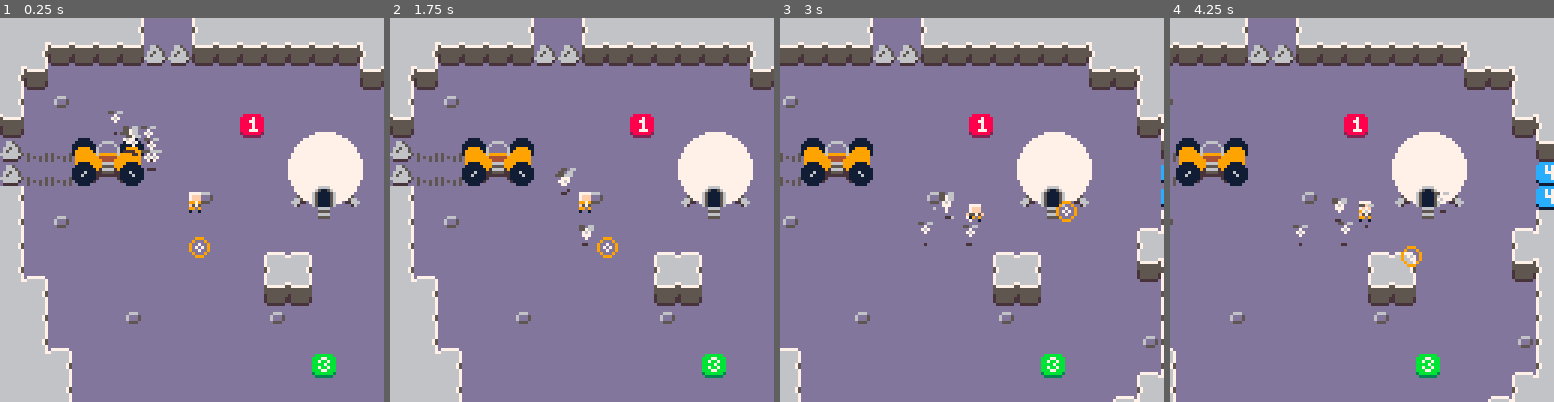
Above: before the commit, frames 1-4 (left to right).
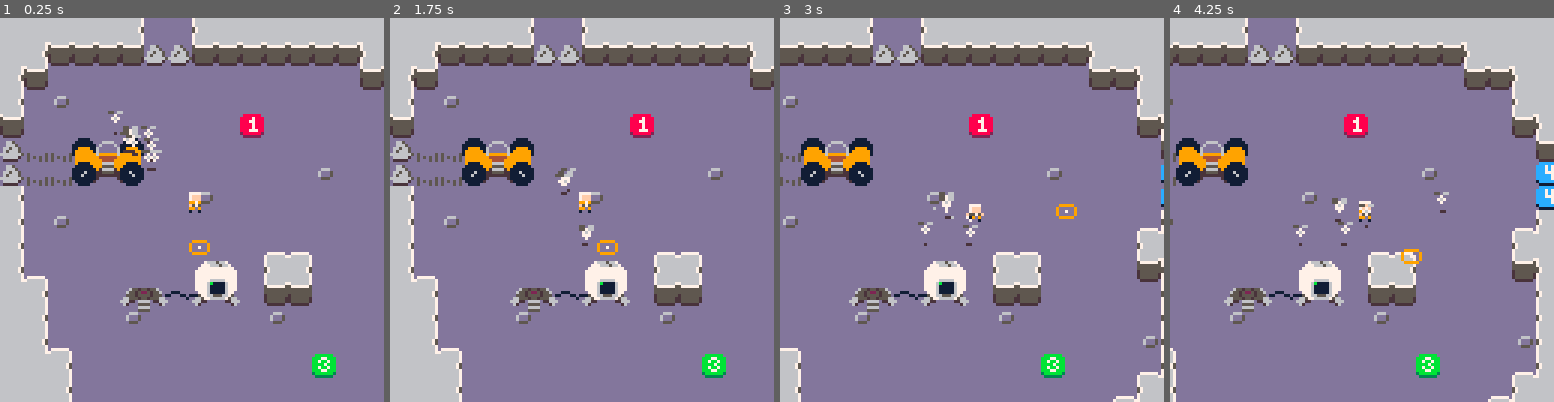
Above: after the commit, the same moments.

Repository: kevinthompson/moonbreak-p8
Game: PICO-8 cartridge moonbreak.p8
Two runs of this game, one before a commit and one after it. Both use one fixed random seed, a clock stepped at 60 frames per second and the inputs below.
Inputs:
- Up to frame 1 (0.25 s): no input
- Up to frame 2 (1.75 s): tap X (X key) at 0.33, 1.07 s; tap O (Z key) at 0.7, 1.7 s; hold Right from 1.6 s (still down)
- Up to frame 3 (3 s): tap X (X key) at 1.85, 2.97 s; release Right at 2.1 s; tap O (Z key) at 2.1, 2.5, 2.9 s; hold Up 2.15-2.42 s; hold Right from 2.47 s (still down)
- Up to frame 4 (4.25 s): release Right at 3.03 s; hold Left 3.08-3.58 s; tap O (Z key) at 3.3, 3.7, 4.1 s; hold Down 3.63-3.97 s; hold Right from 4.02 s (still down); tap X (X key) at 4.08 s

The runs differ from the first frame. In frame 1, 5.0% of the frame differs, in the area x 31-95%, y 29-77%; in frame 2, 5.0%; in frame 3, 4.9%; in frame 4, 4.9%.

Commit message:
feat: add bot spawner art

Diff:
--- a/moonbreak.p8
+++ b/moonbreak.p8
@@ -29,26 +29,27 @@
 #include scripts/entities/rover.lua
 #include scripts/entities/pod.lua
 #include scripts/entities/cursor.lua
+#include scripts/entities/machine.lua
 
 -- main
 #include scripts/main.lua
 __gfx__
-00000000000000005557777088800330033333005506600000000000000000000011110000000000001111000000000000000000000000000000000000000000
-00000000000000000006000028200b5033b9b9300070000006666600000000000111111000666600011111100000000000000000000000000000000000000000
-0070700000000000007770000200000036333b30076700006b111160000000001111111106000060111111110000000000000000000000000000000000000000
-0007000000000000077677000000000033bb3b300070000061111160000000001199991160000006119999110000000000000000000000000000000000000000
-00707000000000000766670006660000363355300000000061111160000000001999999160000006199999910000000000000000000000000000000000000000
-00000000000000000776770061170000333b55b00000000061111160050000051999999969999996999999910000000000000000000000000000000000000000
-00000000000000000077700061110000033bbb000000000066555660050505050999999994444449999999900000000000000000000000000000000000000000
-00000000000000000000000000000000000000000000000066666660050005050999999999444499999999900000000000000000000000000000000000000000
-000000000000000000000000088888800bbbbbb00000000077666677000000000911119999666699991111900000000000000000000000000000000000000000
-00777700007777000000000088887888bbb77bbb0000000076511567000000000111111999555599911111100000000000000000000000000000000000000000
-007fff00007fff000077770088877888bb7bb7bb000000006511115600000000111111119e6666e9111111110000000000000000000000000000000000000000
-007fff00007fff00007fff0088887888bbbb7bbb00000000651111560000000011116111ee5555ee111611110000000000000000000000000000000000000000
-0099790000997900007fff0088887888bb7bb7bb00000000651111560000000011161111eeeeeeee111161110000000000000000000000000000000000000000
-00f57500005f75000f5575f088877788bbb77bbb00000000651111560000000011111111e000000e111111110000000000000000000000000000000000000000
-009909000099010000190900288888823bbbbbb30000000065111156000000000111111e00000000e11111100000000000000000000000000000000000000000
-00100100001000000000010002222220033333300000000000666600000000000011110000000000001111000000000000000000000000000000000000000000
+0000000000000000555777708880033003333300550660000000000000000000001111000000000000111100000655e500000000000000000999990000000000
+00000000000000000006000028200b5033b9b93000700000066666000000000001111110006666000111111000655e5200007666566700009000009000000000
+0070700000000000007770000200000036333b30076700006b1111600000000011111111060000601111111100555e5500077766656670009007009000000000
+0007000000000000077677000000000033bb3b30007000006111116000000000119999116000000611999911066555e500777777777777009000009000000000
+0070700000000000076667000666000036335530000000006111116000000000199999916000000619999991666ee06607777777777777700999990000000000
+00000000000000000776770061170000333b55b000000000611111600500000519999999699999969999999106e0005507777777777777700000000000000000
+00000000000000000077700061110000033bbb000000000066555660050505050999999994444449999999900000006607777777777777700000000000000000
+00000000000000000000000000000000000000000000000066666660050005050999999999444499999999900000005507777766666777700000000000000000
+000000000000000000000000088888800bbbbbb000000000776666770000000009111199996666999911119000000000077776b1111677700000000000000000
+00777700007777000000000088887888bbb77bbb0000000076511567000000000111111999555599911111100000000007777611111677700000000000000000
+007fff00007fff000077770088877888bb7bb7bb000000006511115600000000111111119e6666e9111111110000000007777611111677700000000000000000
+007fff00007fff00007fff0088887888bbbb7bbb00000000651111560000000011116111ee5555ee111611110000000000777611111677000000000000000000
+0099790000997900007fff0088887888bb7bb7bb00000000651111560000000011161111eeeeeeee111161110000000011577665556675000000000000000000
+00f57500005f75000f5575f088877788bbb77bbb00000000651111560000000011111111e000000e111111110000000006657766666756600000000000000000
+009909000099010000190900288888823bbbbbb30000000065111156000000000111111e00000000e111111000000000666ee000000ee6660000000000000000
+00100100001000000000010002222220033333300000000000666600000000000011110000000000001111000000000006e0000000000e600000000000000000
 000000000000000000000000099999900cccccc00000000000555500000000000000000000000000000000000000000000000000000000000000000000000000
 00000000000000000000000099977999ccc7c7cc0000000000666600000000000000000000000000000000000000000000000000000000000000000000000000
 00000000000000000000000099799799ccc7c7cc0000000000555500000000000000000000000000000000000000000000000000000000000000000000000000
--- a/scripts/entities/cursor.lua
+++ b/scripts/entities/cursor.lua
@@ -39,14 +39,15 @@
   end,
 
   draw = function(_ENV)
-    circ(x,y,1,7)
-    circ(x,y,3,9)
+    pset(x,y,7)
+    spr(14,x-3,y-2)
 
     if recall_radius > 3 then
-      c=6
-      step=3/(2*3.14*recall_radius)
-      for a=0+t()*.02,1+t()*.02,step do
-        pset(x+cos(a)*recall_radius,y+sin(a)*recall_radius,c)
+      local c=6
+      local step=3/(2*3.14*recall_radius)
+      local to = t() * .05
+      for a=0+to,1+to,step do
+        pset(x+cos(a)*recall_radius,y+sin(a)*recall_radius * .6,c)
         c=c==6 and 7 or 6
       end
     end
--- /dev/null
+++ b/scripts/entities/machine.lua
@@ -0,0 +1,11 @@
+machine = entity:extend({
+  draw = function(_ENV)
+    for wx=x+12,x+24 do
+      pset(wx,y-4 + sin(wx/8), 1)
+    end
+
+    spr(11,x,y-6)
+    spr(11,x+8,y-6,1,1,true)
+    spr(12,x+24,y-16,2,2)
+  end
+})
--- a/scripts/scenes/game.lua
+++ b/scripts/scenes/game.lua
@@ -30,7 +30,7 @@
 
     -- interactive elements
     -- rover:new({ x = 32, y = 55 })
-    pod:new({ x = 108, y = 63, door = true })
+    machine:new({ x = 40, y = 96 })
   end,
 
   update=function(_ENV)
Not shown, changed: assets/artboard.aseprite
Not shown, changed: sprites.png
